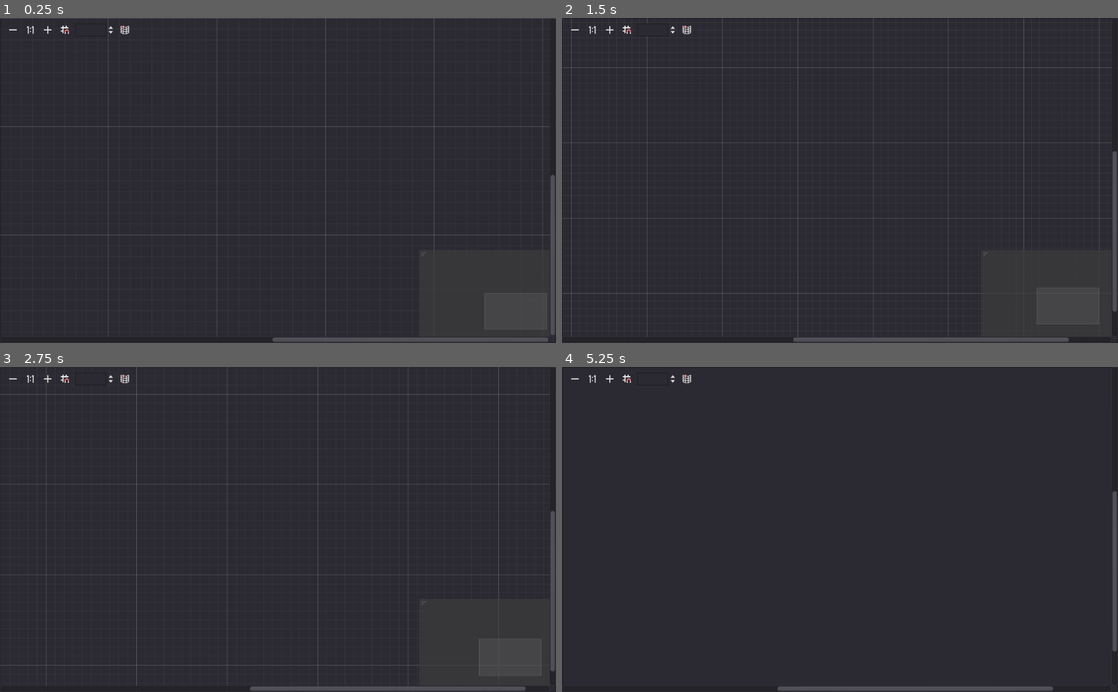
Above: before the commit, frames 1-4 (two rows, left to right).
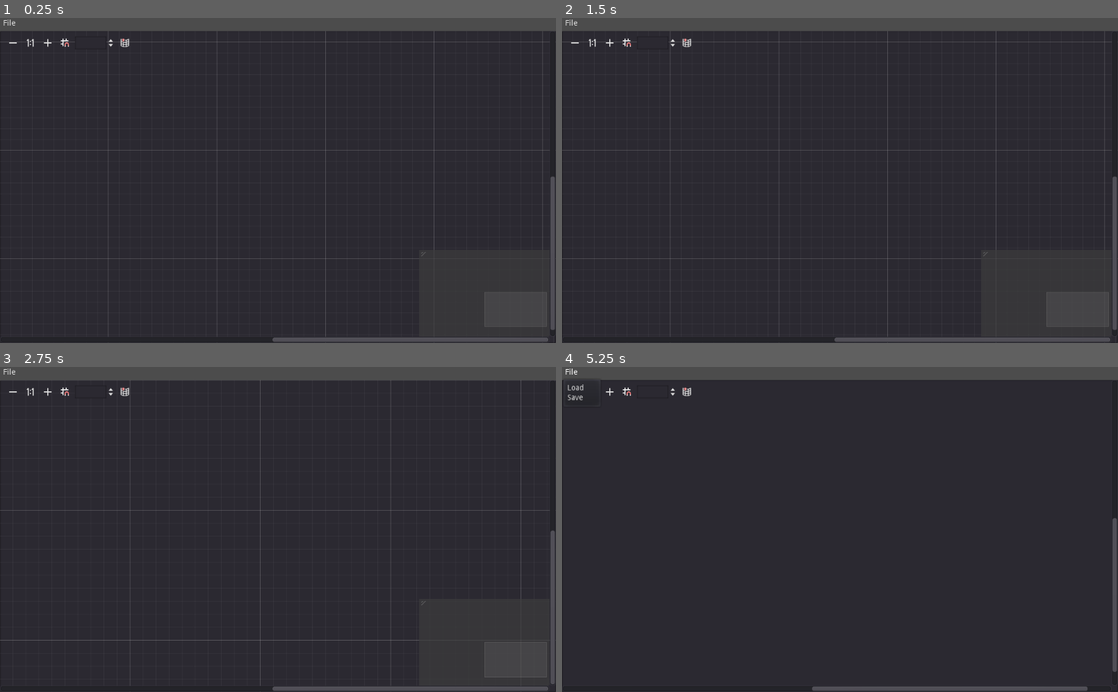
Above: after the commit, the same moments.

Repository: creikey/godot-dialog
Game: Godot game, scene res://Main.tscn
Same seed, same stepped clock (60 frames per second), same inputs: the game is played once before the commit and once after it.
Inputs (mouse positions are in pixels of both pictures, inside the frame that each line leads up to; where the layout moved, square brackets give the same spot in the first picture):
- Up to frame 1 (0.25 s): no input
- Up to frame 2 (1.5 s): click (573, 24) at 0.5 s, where only the run after the commit has a clickable "File"; click (573, 44) [573, 31] at 1.25 s
- Up to frame 3 (2.75 s): click (50, 393) [50, 380] at 2 s
- Up to frame 4 (5.25 s): click (628, 393) [628, 380] at 2.75 s; click (684, 393) [684, 380] at 3.5 s; click (573, 393) [573, 380] at 4.25 s; click (573, 373) at 5 s, where only the run after the commit has a clickable "File"

The runs differ from the first frame. In frame 1, 4.9% of the frame differs, in the area x 0-100%, y 0-98%; in frame 2, 6.2%, in the area x 0-100%, y 0-100%; in frame 3, 5.7%; in frame 4, 4.5%.

Commit message:
Add file buttons

Diff:
--- a/editor/Main.tscn
+++ b/editor/Main.tscn
@@ -4,6 +4,23 @@
 
 [node name="UI" type="CanvasLayer" parent="."]
 
-[node name="GraphEdit" type="GraphEdit" parent="UI"]
+[node name="VBoxContainer" type="VBoxContainer" parent="UI"]
 anchor_right = 1.0
 anchor_bottom = 1.0
+
+[node name="Menu" type="HBoxContainer" parent="UI/VBoxContainer"]
+margin_right = 1024.0
+margin_bottom = 20.0
+
+[node name="FileButton" type="MenuButton" parent="UI/VBoxContainer/Menu"]
+margin_right = 35.0
+margin_bottom = 20.0
+text = "File"
+items = [ "Load", null, 0, false, false, -1, 0, null, "", false, "Save", null, 0, false, false, -1, 0, null, "", false ]
+
+[node name="GraphEdit" type="GraphEdit" parent="UI/VBoxContainer"]
+margin_top = 24.0
+margin_right = 1024.0
+margin_bottom = 600.0
+size_flags_vertical = 3
+scroll_offset = Vector2( 0, -20 )
